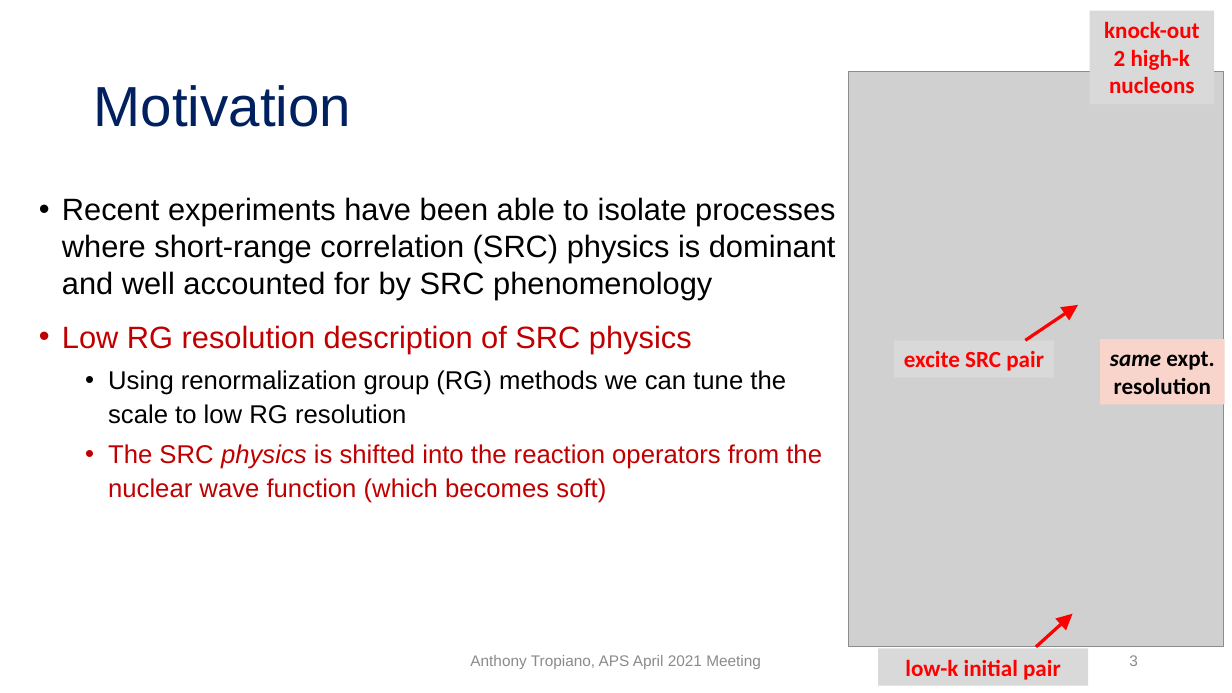
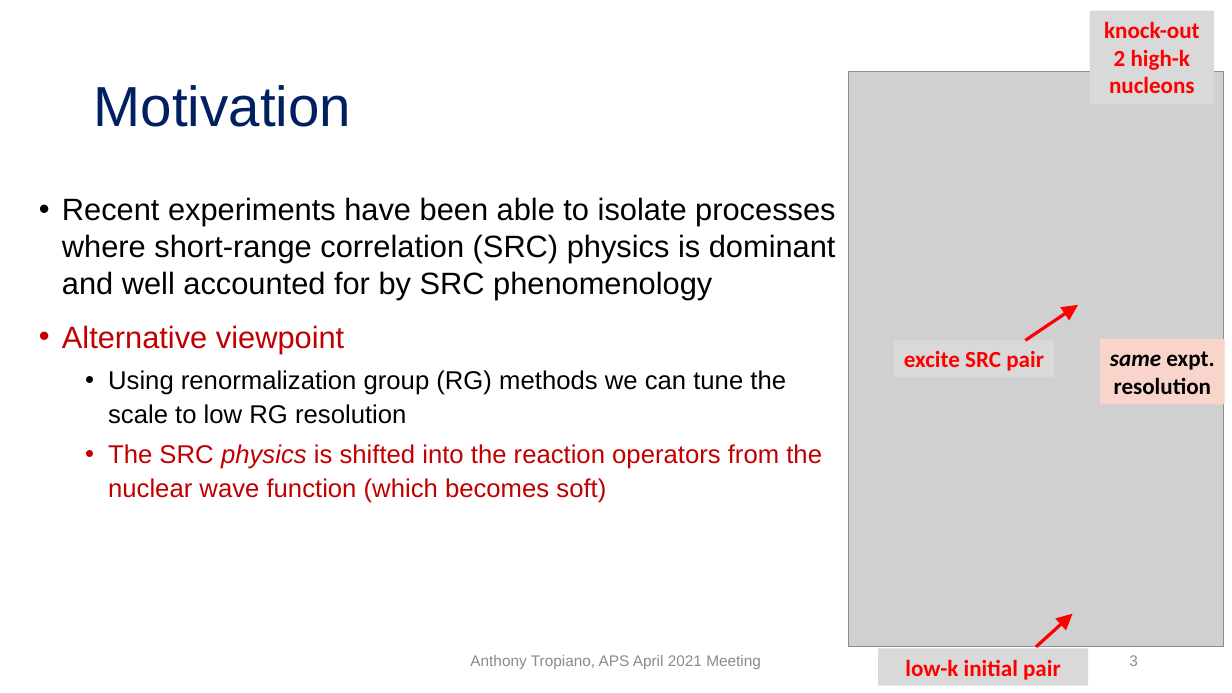
Before and after one commit to tropiano4/tropiano-srg, a slide deck: slide 3 of Presentations/APS_April2021/tropiano_aps_april2021.pptx. Drawn at 1232x693 pixels with LibreOffice and Linux fonts; fonts in the diff are those of the drawing; grey boxes stand for pictures. Boxes give left, top, right and bottom in pixels: in the first picture for what was removed or moved away, otherwise in the second. Text is boxed around its words. In the diff, an @@ line names an element or a change of style, - is before the commit and + after.

```diff
--- a/Presentations/APS_April2021/tropiano_aps_april2021.pptx
+++ b/Presentations/APS_April2021/tropiano_aps_april2021.pptx
@@ text at (62, 325, 344, 353): text changed @@
-• Low RG resolution description of SRC physics
+• Alternative viewpoint
```
Also in this commit, not shown: 6 other slides changed, 2 other files.
